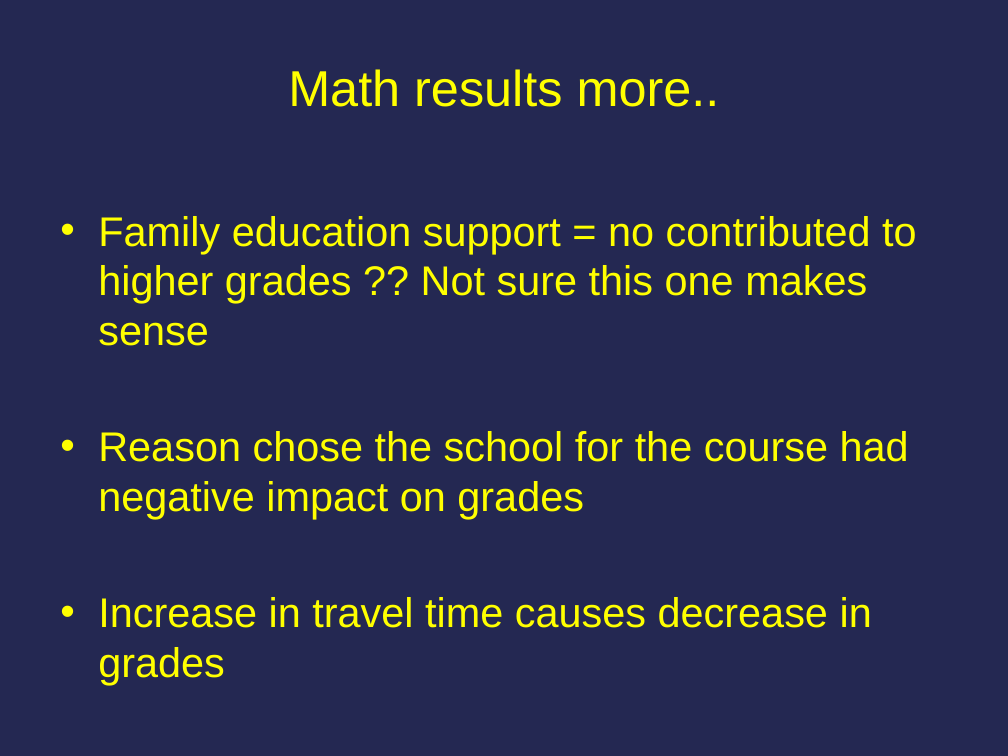
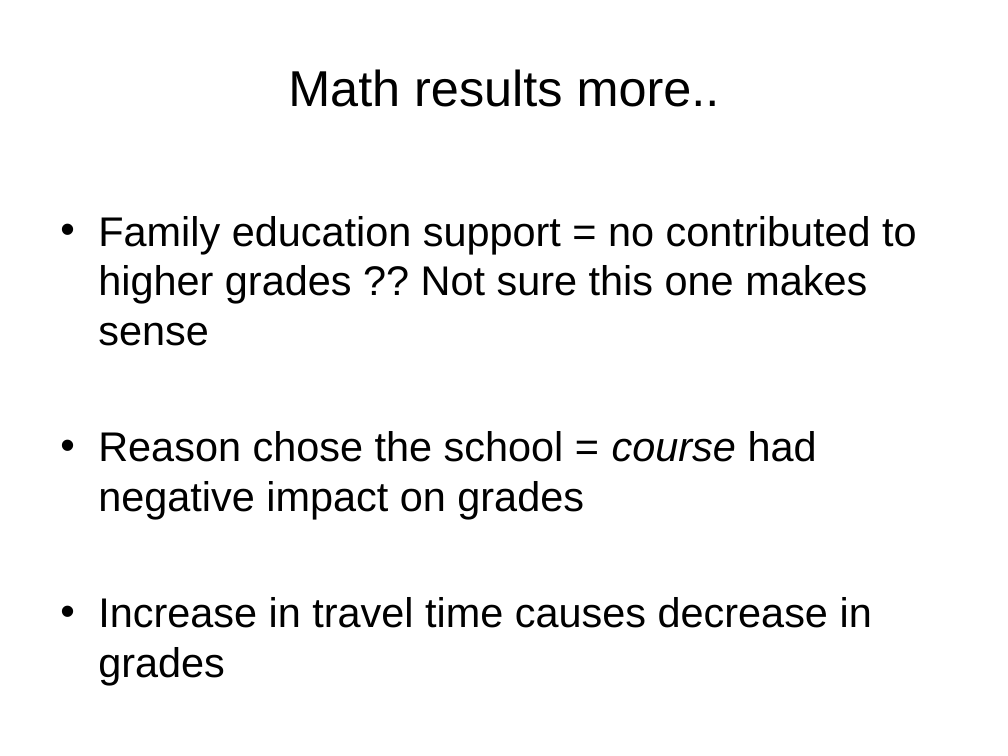
Before and after one commit to cfrandall2/CarolynProject, a slide deck: slide 31 of Carolyn_Randall_DSProject.pptx (slide 29 before the commit). Drawn at 1008x756 pixels with LibreOffice and Linux fonts; fonts in the diff are those of the drawing. Boxes give left, top, right and bottom in pixels: in the first picture for what was removed or moved away, otherwise in the second. Text is boxed around its words. In the diff, an @@ line names an element or a change of style, - is before the commit and + after.

```diff
--- a/Carolyn_Randall_DSProject.pptx
+++ b/Carolyn_Randall_DSProject.pptx
@@ background #242852 to #FFFFFF @@
@@ title "Math results more.." at box(288, 69, 720, 107): text colour #FFFF00 to #000000 @@
@@ text at box(98, 216, 917, 685): text colour #FFFF00 to #000000 in "Family education support = no contributed to ...", "Increase in travel time causes decrease in ..." @@
@@ text at box(98, 431, 817, 519): text changed; text colour #FFFF00 to #000000 @@
-• Reason chose the school for the course had negative impact on grades
+• Reason chose the school = course had negative impact on grades
```
Also in this commit, not shown: 44 other slides changed, 5 slides added, 2 slides removed, 1 other file.
